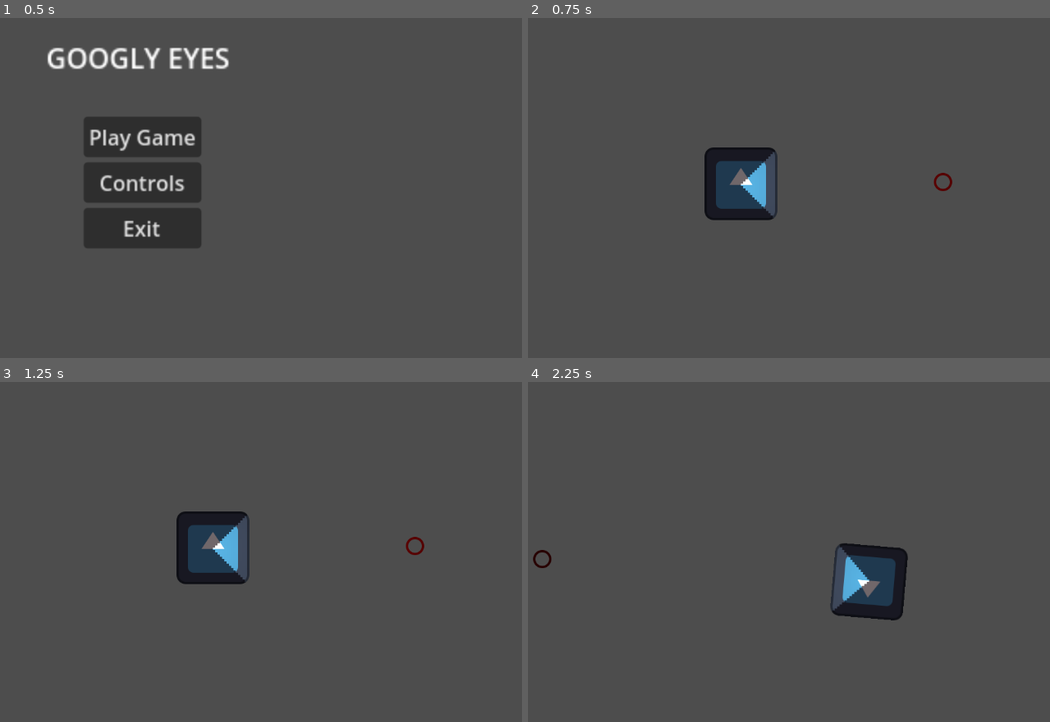
Above: before the commit, frames 1-4 (two rows, left to right).
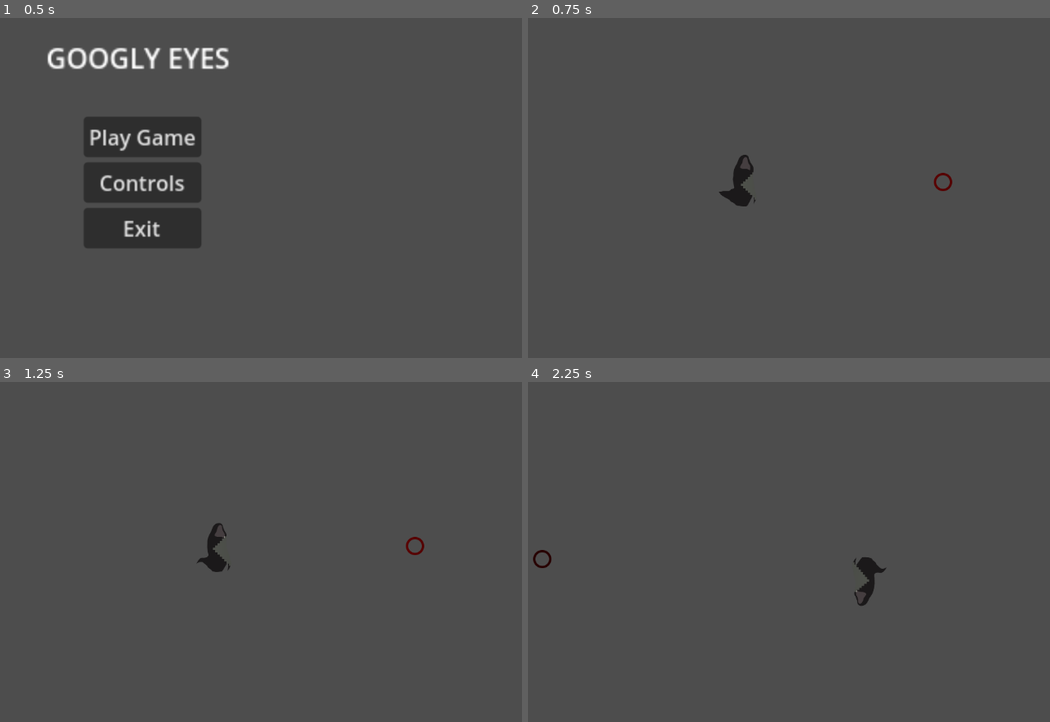
Above: after the commit, the same moments.

Repository: longhousedev/gamejam2024
Game: Godot game, scene res://UI/scene_manager.tscn
Same seed, same stepped clock (60 frames per second), same inputs: the game is played once before the commit and once after it. The engine's default icon, where the game draws it, is replaced by a stand-in: a white triangle on a blue panel in a dark square.
Inputs (mouse positions are in pixels of both pictures, inside the frame that each line leads up to):
- Up to frame 1 (0.5 s): no input
- Up to frame 2 (0.75 s): click "Play Game" at 0.5 s
- Up to frame 3 (1.25 s): no input
- Up to frame 4 (2.25 s): move the mouse to (877, 518) at 1.27 s; hold D (move_right) 1.28-2.03 s; tap Space (Grab) at 1.35 s; move the mouse to (606, 555) at 2.02 s; hold S (move_down) from 2.03 s (still down); right-click (606, 555) at 2.1 s

Frame 1 is identical in both runs. In frame 2, 2.6% of the frame differs, in the area x 33-48%, y 38-60%; in frame 3, 2.7%; in frame 4, 2.7%, in the area x 57-73%, y 47-71%.

Commit message:
Setting up terrain

Diff:
--- a/Levels/Level1.tscn
+++ b/Levels/Level1.tscn
@@ -1,3 +1,23 @@
-[gd_scene format=3 uid="uid://chuf4o3lu4lcj"]
+[gd_scene load_steps=4 format=3 uid="uid://chuf4o3lu4lcj"]
+
+[ext_resource type="PackedScene" uid="uid://diqeaab1akt8r" path="res://Objects/player.tscn" id="1_y8o57"]
+[ext_resource type="PackedScene" uid="uid://bce7tnr8a25mf" path="res://Objects/barrier.tscn" id="2_x6muv"]
+[ext_resource type="PackedScene" uid="uid://c5neqm5dj8ix1" path="res://Objects/wall.tscn" id="3_bk1oq"]
 
 [node name="Level1" type="Node2D"]
+
+[node name="Player" parent="." instance=ExtResource("1_y8o57")]
+position = Vector2(102, 306)
+
+[node name="Barrier" parent="." instance=ExtResource("2_x6muv")]
+position = Vector2(489, 331)
+rotation = -1.5708
+
+[node name="Barrier2" parent="." instance=ExtResource("2_x6muv")]
+position = Vector2(660, 332)
+rotation = 1.5708
+
+[node name="Wall" parent="." instance=ExtResource("3_bk1oq")]
+
+[node name="Wall2" parent="." instance=ExtResource("3_bk1oq")]
+position = Vector2(616, 429)
--- a/Objects/barrier.tscn
+++ b/Objects/barrier.tscn
@@ -6,7 +6,7 @@
 [sub_resource type="RectangleShape2D" id="RectangleShape2D_085cl"]
 size = Vector2(127, 26)
 
-[node name="Enemy" type="Node2D" node_paths=PackedStringArray("sprite", "body")]
+[node name="Barrier" type="Node2D" node_paths=PackedStringArray("sprite", "body")]
 script = ExtResource("1_uwbvt")
 sprite = NodePath("CharacterBody2D/Sprite2D")
 body = NodePath("CharacterBody2D")
--- a/Objects/player.tscn
+++ b/Objects/player.tscn
@@ -1,24 +1,28 @@
 [gd_scene load_steps=5 format=3 uid="uid://diqeaab1akt8r"]
 
 [ext_resource type="Script" path="res://Scripts/player_movement.gd" id="1_ubmd4"]
-[ext_resource type="Texture2D" uid="uid://b380uc16lsm3h" path="res://icon.svg" id="2_m881c"]
 [ext_resource type="PackedScene" uid="uid://rx6ate3vnsmx" path="res://Objects/ray_caster.tscn" id="3_4gljd"]
+[ext_resource type="SpriteFrames" uid="uid://b70pj4otudswg" path="res://Objects/playerAnimation.tres" id="3_s5uxe"]
 
 [sub_resource type="CircleShape2D" id="CircleShape2D_hjv2l"]
-radius = 64.0
+radius = 23.44
 
 [node name="Player" type="CharacterBody2D" node_paths=PackedStringArray("rayCaster") groups=["player"]]
+motion_mode = 1
 script = ExtResource("1_ubmd4")
 rayCaster = NodePath("RayCaster")
 
 [node name="CollisionShape2D" type="CollisionShape2D" parent="."]
+position = Vector2(3, 30)
 shape = SubResource("CircleShape2D_hjv2l")
-
-[node name="Sprite2D" type="Sprite2D" parent="."]
-texture = ExtResource("2_m881c")
 
 [node name="RayCaster" parent="." instance=ExtResource("3_4gljd")]
 numRayCasts = 10
 rayCastAngle = 45.0
 rayLength = 5000
 offset = 75
+
+[node name="AnimatedSprite2D" type="AnimatedSprite2D" parent="."]
+scale = Vector2(0.5, 0.5)
+sprite_frames = ExtResource("3_s5uxe")
+autoplay = "default"
--- /dev/null
+++ b/Objects/playerAnimation.tres
@@ -0,0 +1,46 @@
+[gd_resource type="SpriteFrames" load_steps=7 format=3 uid="uid://b70pj4otudswg"]
+
+[ext_resource type="Texture2D" uid="uid://nunn8xay8hct" path="res://Sprites/player_sprite.png" id="1_ky5lj"]
+
+[sub_resource type="AtlasTexture" id="AtlasTexture_fx1vd"]
+atlas = ExtResource("1_ky5lj")
+region = Rect2(18, 0, 164, 235)
+
+[sub_resource type="AtlasTexture" id="AtlasTexture_08wfp"]
+atlas = ExtResource("1_ky5lj")
+region = Rect2(191, 0, 164, 235)
+
+[sub_resource type="AtlasTexture" id="AtlasTexture_7pko7"]
+atlas = ExtResource("1_ky5lj")
+region = Rect2(364, 0, 164, 235)
+
+[sub_resource type="AtlasTexture" id="AtlasTexture_8qwhc"]
+atlas = ExtResource("1_ky5lj")
+region = Rect2(537, 0, 164, 235)
+
+[sub_resource type="AtlasTexture" id="AtlasTexture_75451"]
+atlas = ExtResource("1_ky5lj")
+region = Rect2(710, 0, 164, 235)
+
+[resource]
+animations = [{
+"frames": [{
+"duration": 1.0,
+"texture": SubResource("AtlasTexture_fx1vd")
+}, {
+"duration": 1.0,
+"texture": SubResource("AtlasTexture_08wfp")
+}, {
+"duration": 1.0,
+"texture": SubResource("AtlasTexture_7pko7")
+}, {
+"duration": 1.0,
+"texture": SubResource("AtlasTexture_8qwhc")
+}, {
+"duration": 1.0,
+"texture": SubResource("AtlasTexture_75451")
+}],
+"loop": true,
+"name": &"default",
+"speed": 5.0
+}]
--- /dev/null
+++ b/Objects/wall.tscn
@@ -0,0 +1,16 @@
+[gd_scene load_steps=3 format=3 uid="uid://c5neqm5dj8ix1"]
+
+[ext_resource type="Texture2D" uid="uid://h3y5k2ytr65c" path="res://Sprites/Terrain/wall.png" id="1_yrmxu"]
+
+[sub_resource type="RectangleShape2D" id="RectangleShape2D_vdbgo"]
+size = Vector2(862, 140)
+
+[node name="Wall" type="Sprite2D"]
+scale = Vector2(0.5, 0.5)
+texture = ExtResource("1_yrmxu")
+
+[node name="StaticBody2D" type="StaticBody2D" parent="."]
+
+[node name="CollisionShape2D" type="CollisionShape2D" parent="StaticBody2D"]
+position = Vector2(1, 0)
+shape = SubResource("RectangleShape2D_vdbgo")
